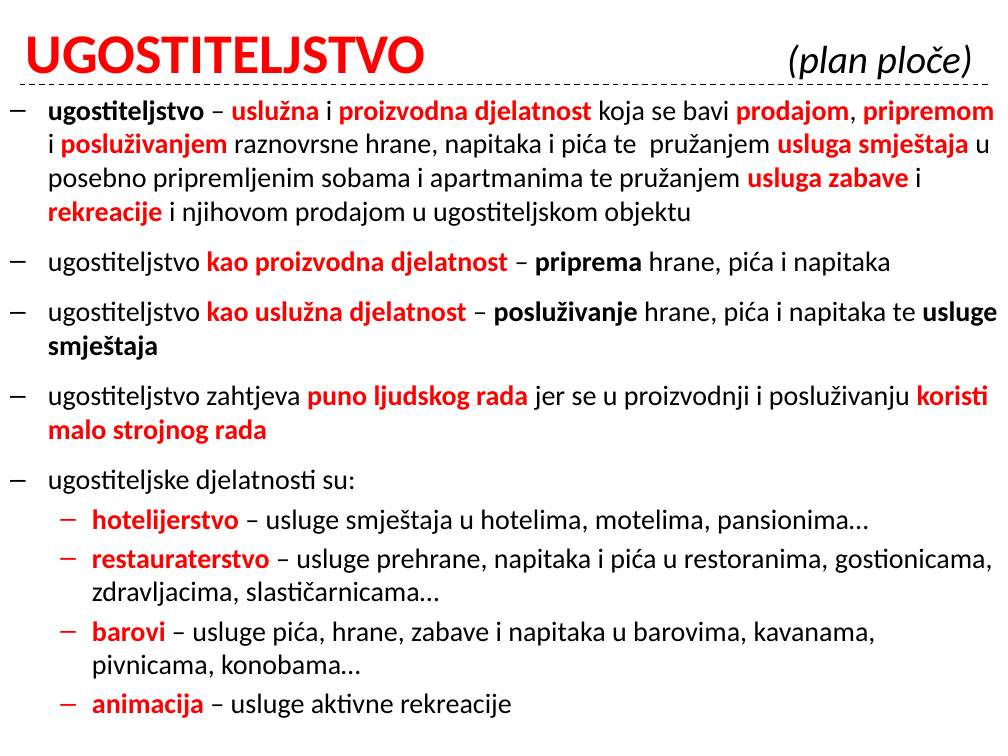
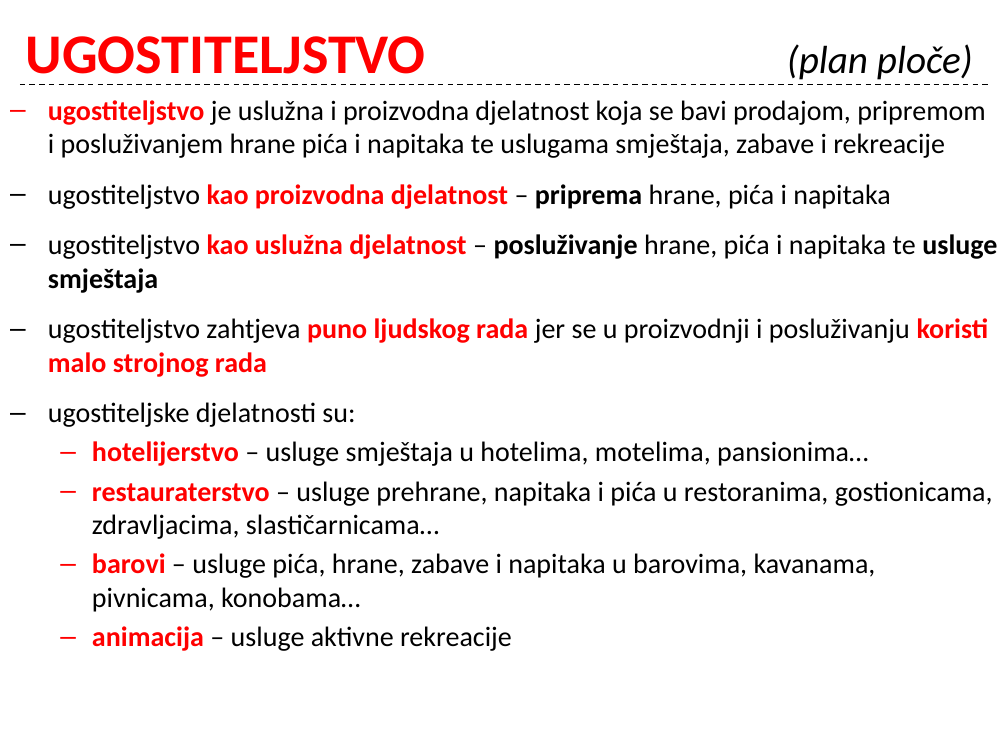
Before and after one commit to cornx/print, a slide deck: slide 8 of data/organizacija/002_Ugostiteljstvo_kao_gosp_djelatnost.pptx. Drawn at 1008x756 pixels with LibreOffice and Linux fonts; fonts in the diff are those of the drawing. Boxes give left, top, right and bottom in pixels: in the first picture for what was removed or moved away, otherwise in the second. Text is boxed around its words. In the diff, an @@ line names an element or a change of style, - is before the commit and + after.

```diff
--- a/data/organizacija/002_Ugostiteljstvo_kao_gosp_djelatnost.pptx
+++ b/data/organizacija/002_Ugostiteljstvo_kao_gosp_djelatnost.pptx
@@ text at (48, 100, 986, 158): text changed @@
-– ugostiteljstvo – uslužna i proizvodna djelatnost koja se bavi prodajom, pripremom i posluživanjem raznovrsne hrane, napitaka i pića te pružanjem usluga smještaja u posebno pripremljenim sobama i apartmanima te pružanjem usluga zabave i rekreacije i njihovom prodajom u ugostiteljskom objektu
+– ugostiteljstvo je uslužna i proizvodna djelatnost koja se bavi prodajom, pripremom i posluživanjem hrane pića i napitaka te uslugama smještaja, zabave i rekreacije
```
Also in this commit, not shown: 8 other slides changed, 2 slides added.
